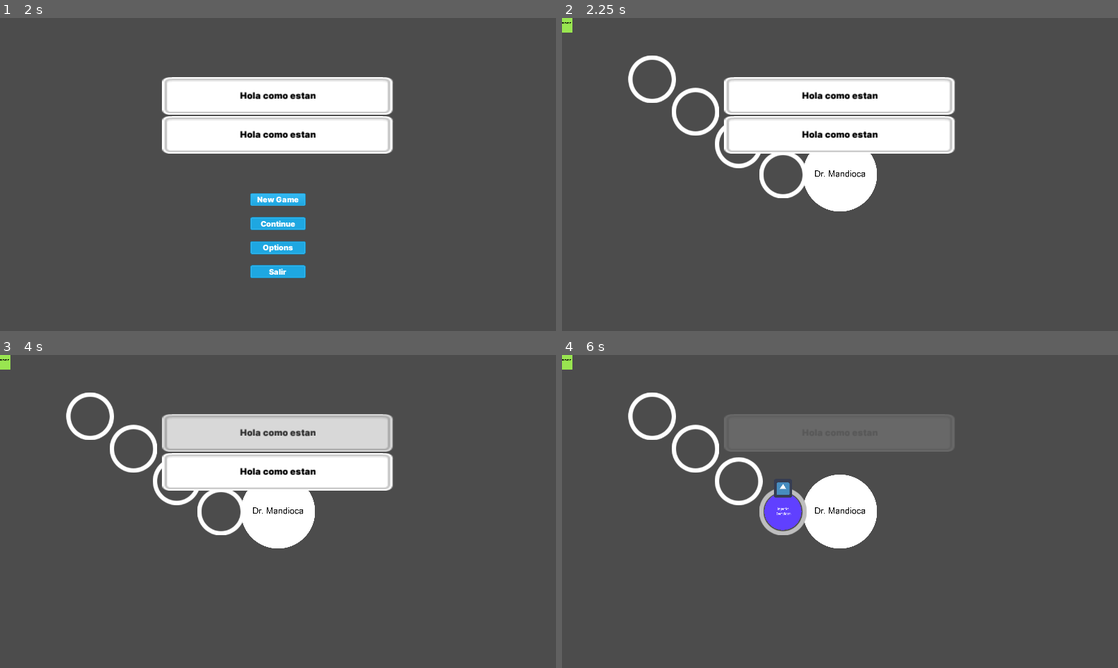
Above: before the commit, frames 1-4 (two rows, left to right).
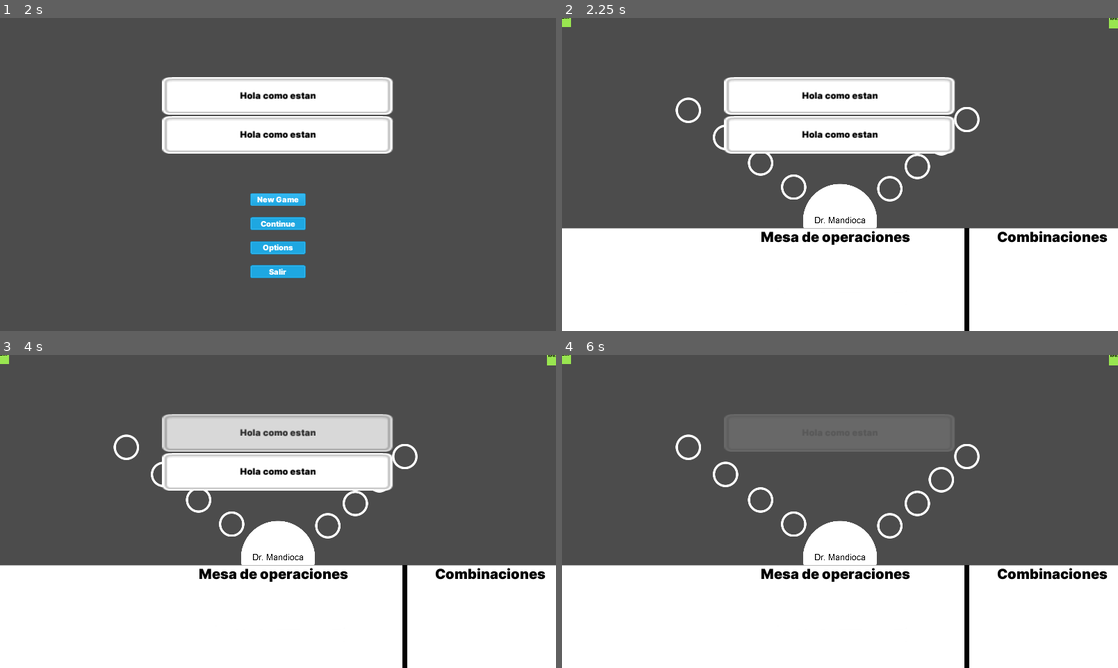
Above: after the commit, the same moments.

Repository: Taurol/GlobalGameJam2023
Game: Godot game, scene res://Scenes/MainMenu.tscn
Two runs of this game, one before a commit and one after it. Both use one fixed random seed, a clock stepped at 60 frames per second and the inputs below. The project has no main scene, so this scene is started directly. The engine's default icon, where the game draws it, is replaced by a stand-in: a white triangle on a blue panel in a dark square.
Inputs (mouse positions are in pixels of both pictures, inside the frame that each line leads up to):
- Up to frame 1 (2 s): click "New Game" at 0.5 s; click "New Game" at 1.25 s
- Up to frame 2 (2.25 s): click "Continue" at 2 s
- Up to frame 3 (4 s): tap Enter at 2.75 s; move the mouse to (177, 480) at 2.77 s; click (177, 480) at 2.92 s; tap Space at 3.5 s; move the mouse to (88, 417) at 3.52 s; click (88, 417) at 3.67 s
- Up to frame 4 (6 s): move the mouse to (695, 448) at 4.27 s; click (695, 448) at 4.42 s; move the mouse to (784, 511) at 5.02 s; click (784, 511) at 5.17 s; move the mouse to (1006, 558) at 5.77 s; click (1006, 558) at 5.92 s

Frame 1 is identical in both runs. In frame 2, 37% of the frame differs, in the area x 0-100%, y 0-100%; in frame 3, 37%; in frame 4, 38%.

Commit message:
feat: finish first gameplay test

Diff:
--- a/Scenes/Enemies/Spawner.gd
+++ b/Scenes/Enemies/Spawner.gd
@@ -8,7 +8,7 @@
 export (int) var dest_x = 1 # en segundos
 #export (Scene) var target_dst
 #signals
-signal spawn_enemy
+signal enemy_spawned
 
 func _ready():
 	$Timer.wait_time = wait_time
@@ -24,4 +24,4 @@
 
 func _on_Timer_timeout():
 	emit_signal("enemy_spawned", last_enemy)
-	spawn(global_position, Vector2(1920/2, 1080/2), enemy_damage)
+	spawn(global_position, Vector2(dest_x, dest_y), enemy_damage)
--- a/Scenes/Enemies/enemy.gd
+++ b/Scenes/Enemies/enemy.gd
@@ -17,8 +17,9 @@
 func _ready():
 	$AttackTimer.wait_time = attack_time
 
-func start(_position=position,_direction = Vector2.UP, _damage=10) -> void:
+func start(_position=position,_destiny = Vector2.UP, _damage=10) -> void:
 	position = _position
+	var _direction = _destiny - _position
 	move_direction = _direction.normalized()
 	damage = _damage
 
@@ -36,12 +37,14 @@
 	return damage
 
 func _on_HurtBox_area_entered(bullet) -> void:
+
 	life -= bullet._get_damage()
+	print(life)
 	if life <= 0:
 		queue_free()
 
 func _on_AttackBox_area_entered(tower):
-	print("OP")
+
 	towers_in_range += 1
 	tower_in_attack_area = true
 	connect("attack", tower, "recieve_damage")
--- a/Scenes/FirstScene.tscn
+++ b/Scenes/FirstScene.tscn
@@ -1,26 +1,93 @@
-[gd_scene load_steps=5 format=2]
+[gd_scene load_steps=9 format=2]
 
 [ext_resource path="res://Scenes/Main/Dr Mandioca.tscn" type="PackedScene" id=1]
 [ext_resource path="res://Scenes/Main/InjertoZone.tscn" type="PackedScene" id=2]
 [ext_resource path="res://Scripts/FirstScene.gd" type="Script" id=3]
 [ext_resource path="res://Scenes/Enemies/Spawner.tscn" type="PackedScene" id=4]
+[ext_resource path="res://Assets/Fonts/Inter/Inter-Black.ttf" type="DynamicFontData" id=5]
+[ext_resource path="res://Assets/Sprites/white-square.jpg" type="Texture" id=6]
+
+[sub_resource type="DynamicFont" id=1]
+size = 48
+font_data = ExtResource( 5 )
+
+[sub_resource type="Theme" id=2]
+default_font = SubResource( 1 )
 
 [node name="FirstScene" type="Node2D"]
 script = ExtResource( 3 )
 
 [node name="Dr Mandioca" parent="." instance=ExtResource( 1 )]
+position = Vector2( 960, 700 )
 
 [node name="InjertoZone" parent="." instance=ExtResource( 2 )]
-position = Vector2( 610, 435 )
+position = Vector2( 436.364, 318.182 )
+shooting_direction = Vector2( -960, -700 )
 
 [node name="InjertoZone2" parent="." instance=ExtResource( 2 )]
-position = Vector2( 311, 211 )
+position = Vector2( 564.706, 411.765 )
+shooting_direction = Vector2( -960, -700 )
 
 [node name="InjertoZone3" parent="." instance=ExtResource( 2 )]
-position = Vector2( 461, 323 )
+position = Vector2( 685.714, 500 )
+shooting_direction = Vector2( -960, -700 )
 
 [node name="InjertoZone4" parent="." instance=ExtResource( 2 )]
-position = Vector2( 763, 540 )
+position = Vector2( 800, 583.333 )
+shooting_direction = Vector2( -960, -700 )
+
+[node name="InjertoZone5" parent="." instance=ExtResource( 2 )]
+position = Vector2( 1398, 350 )
+shooting_direction = Vector2( 960, -700 )
+
+[node name="InjertoZone6" parent="." instance=ExtResource( 2 )]
+position = Vector2( 1310, 430 )
+shooting_direction = Vector2( 960, -700 )
+
+[node name="InjertoZone7" parent="." instance=ExtResource( 2 )]
+position = Vector2( 1227, 512 )
+shooting_direction = Vector2( 960, -700 )
+
+[node name="InjertoZone8" parent="." instance=ExtResource( 2 )]
+position = Vector2( 1132, 589 )
+shooting_direction = Vector2( 960, -700 )
 
 [node name="Spawner" parent="." instance=ExtResource( 4 )]
-position = Vector2( 4, 18 )
+dest_y = 700
+dest_x = 960
+
+[node name="Spawner2" parent="." instance=ExtResource( 4 )]
+position = Vector2( 1920, 4 )
+dest_y = 700
+dest_x = 960
+
+[node name="Table" type="Node2D" parent="."]
+
+[node name="Sprite" type="Sprite" parent="Table"]
+position = Vector2( 966, 915.5 )
+scale = Vector2( 1.972, 0.383 )
+texture = ExtResource( 6 )
+
+[node name="Sprite2" type="Sprite" parent="Table"]
+modulate = Color( 0, 0, 0, 1 )
+position = Vector2( 1398, 917 )
+scale = Vector2( 0.018, 0.383 )
+texture = ExtResource( 6 )
+
+[node name="Table" type="Label" parent="Table"]
+margin_left = 686.0
+margin_top = 724.0
+margin_right = 1238.0
+margin_bottom = 783.0
+theme = SubResource( 2 )
+custom_colors/font_color = Color( 0, 0, 0, 1 )
+text = "Mesa de operaciones"
+
+[node name="Combinations" type="Label" parent="Table"]
+margin_left = 1502.0
+margin_top = 724.0
+margin_right = 2054.0
+margin_bottom = 783.0
+theme = SubResource( 2 )
+custom_colors/font_color = Color( 0, 0, 0, 1 )
+text = "Combinaciones"
--- a/Scenes/Levels/TestEdu.tscn
+++ b/Scenes/Levels/TestEdu.tscn
@@ -25,8 +25,3 @@
 [node name="Spawner4" parent="." instance=ExtResource( 3 )]
 position = Vector2( 114, 85 )
 wait_time = 3
-
-[connection signal="spawn_enemy" from="Spawner" to="." method="_on_Spawner_spawn_enemy"]
-[connection signal="spawn_enemy" from="Spawner2" to="." method="_on_Spawner_spawn_enemy"]
-[connection signal="spawn_enemy" from="Spawner3" to="." method="_on_Spawner_spawn_enemy"]
-[connection signal="spawn_enemy" from="Spawner4" to="." method="_on_Spawner_spawn_enemy"]
--- a/Scenes/Main/Dr Mandioca.tscn
+++ b/Scenes/Main/Dr Mandioca.tscn
@@ -4,12 +4,12 @@
 [ext_resource path="res://Scripts/Main/Dr Mandioca.gd" type="Script" id=2]
 
 [sub_resource type="CircleShape2D" id=1]
+radius = 110.0
 
 [node name="Dr Mandioca" type="Area2D"]
 script = ExtResource( 2 )
 
 [node name="Sprite" type="Sprite" parent="."]
-position = Vector2( 960, 540 )
 scale = Vector2( 0.5, 0.5 )
 texture = ExtResource( 1 )
 
--- a/Scenes/Main/Injerto.tscn
+++ b/Scenes/Main/Injerto.tscn
@@ -4,14 +4,14 @@
 [ext_resource path="res://Scripts/Main/Injerto.gd" type="Script" id=2]
 
 [sub_resource type="CircleShape2D" id=1]
-radius = 120.0
+radius = 60.0
 
 [node name="Injerto" type="Area2D"]
 collision_mask = 8
 script = ExtResource( 2 )
 
 [node name="Sprite" type="Sprite" parent="."]
-scale = Vector2( 0.25, 0.25 )
+scale = Vector2( 0.2, 0.2 )
 texture = ExtResource( 1 )
 
 [node name="CollisionShape2D" type="CollisionShape2D" parent="."]
--- a/Scenes/Main/InjertoZone.tscn
+++ b/Scenes/Main/InjertoZone.tscn
@@ -4,7 +4,7 @@
 [ext_resource path="res://Assets/Sprites/WhiteMarker.png" type="Texture" id=2]
 
 [sub_resource type="CircleShape2D" id=1]
-radius = 100.0
+radius = 50.0
 
 [node name="InjertoZone" type="Area2D"]
 collision_layer = 16
@@ -15,8 +15,11 @@
 shape = SubResource( 1 )
 
 [node name="Sprite" type="Sprite" parent="."]
-scale = Vector2( 1.5, 1.5 )
+scale = Vector2( 0.8, 0.8 )
 texture = ExtResource( 2 )
+__meta__ = {
+"_editor_description_": ""
+}
 
 [connection signal="input_event" from="." to="." method="_on_InjertoZone_input_event"]
 [connection signal="mouse_entered" from="." to="." method="_on_InjertoZone_mouse_entered"]
--- a/Scripts/Main/Bullet.gd
+++ b/Scripts/Main/Bullet.gd
@@ -2,13 +2,14 @@
 
 var move_direction: Vector2 = Vector2.UP
 var speed: int = 1.0
-var damage: int = 10
+var damage: int = 5
+
 
 func _process(delta):
-	position += move_direction*speed*delta
+	position += move_direction.normalized()*speed*delta
 
 func _on_Bullet_area_entered(area):
-	area.queue_free()
+	queue_free()
 
 func _get_damage():
 	return damage
--- a/Scripts/Main/InjertoZone.gd
+++ b/Scripts/Main/InjertoZone.gd
@@ -1,5 +1,6 @@
 extends Area2D
 
+export(Vector2) var shooting_direction= Vector2.UP
 var injerto_scene: PackedScene = preload("res://Scenes/Main/Injerto.tscn")
 
 var is_mouse_inside: bool = false
@@ -29,11 +30,13 @@
 		return
 
 	var injerto = injerto_scene.instance()
+	injerto.shooting_direction = shooting_direction
 	injerto.connect("died", self, "injerto_died")
 	add_child(injerto)
 	has_child = true
 	$Sprite.self_modulate = Color.gray
 
+
 func injerto_died() -> void:
 	has_child = false
 	$Sprite.self_modulate = Color.white
